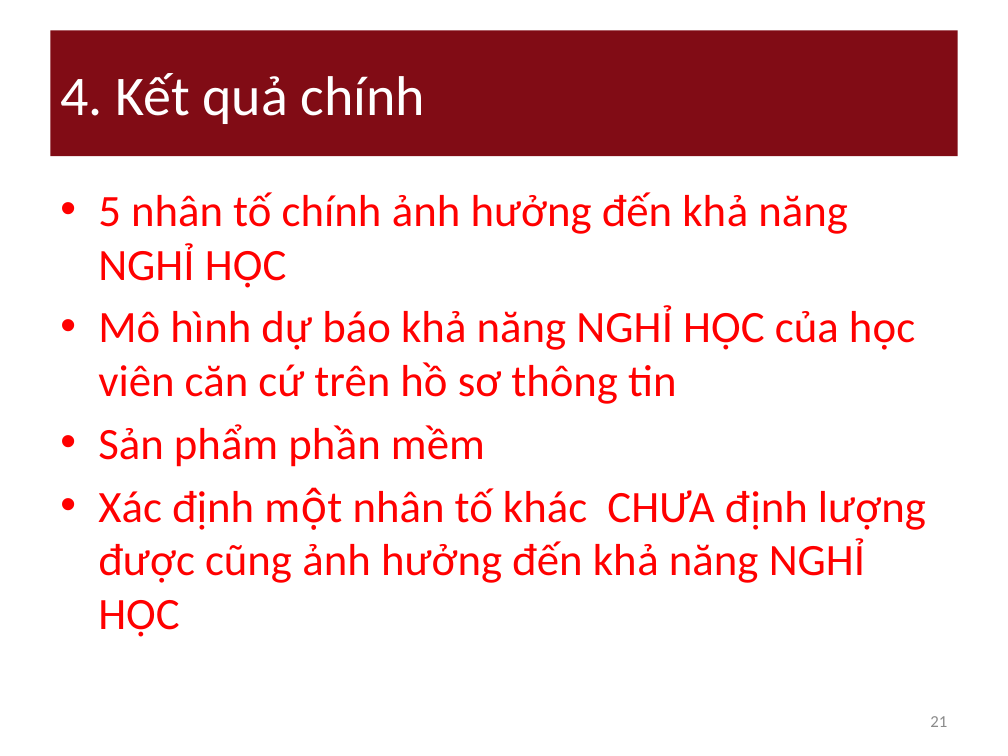
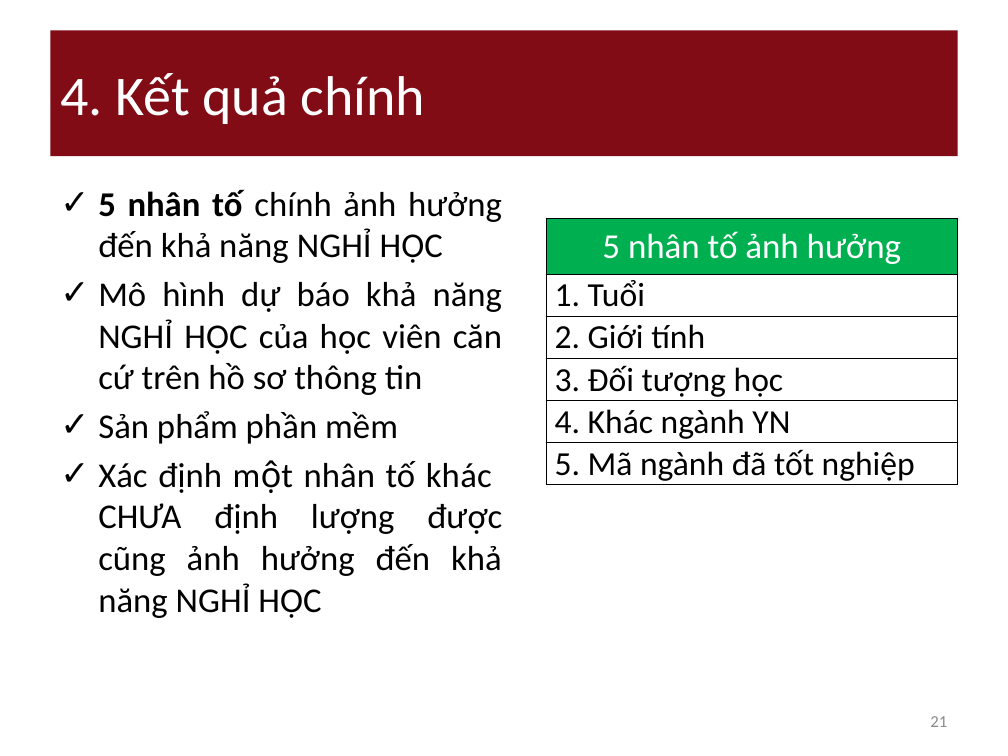
Before and after one commit to nguyendanhtu/drop-out, a slide deck: slide 21 of 01. Document/DropOut_Project_Report v_04.12.2011.pptx. Drawn at 1008x756 pixels with LibreOffice and Linux fonts; fonts in the diff are those of the drawing. Boxes give left, top, right and bottom in pixels: in the first picture for what was removed or moved away, otherwise in the second. Text is boxed around its words. In the diff, an @@ line names an element or a change of style, - is before the commit and + after.

Commit message:
Update PPT

```diff
--- a/01. Document/DropOut_Project_Report v_04.12.2011.pptx
+++ b/01. Document/DropOut_Project_Report v_04.12.2011.pptx
@@ text at bbox=[98, 189, 502, 395]: text changed; size 32 to 24.8 pt; text colour #FF0000 to #000000 @@
-• 5 nhân tố chính ảnh hưởng đến khả năng NGHỈ HỌC
-• Mô hình dự báo khả năng NGHỈ HỌC của học viên căn cứ trên hồ sơ thông tin
+✓ 5 nhân tố chính ảnh hưởng đến khả năng NGHỈ HỌC
+✓ Mô hình dự báo khả năng NGHỈ HỌC của học viên căn cứ trên hồ sơ thông tin
@@ table added at bbox=[546, 219, 958, 485], 6 rows, 1 columns @@
+5 nhân tố ảnh hưởng
+1. Tuổi
+2. Giới tính
+3. Đối tượng học
+4. Khác ngành YN
+5. Mã ngành đã tốt nghiệp
@@ text at bbox=[98, 411, 502, 618]: size 32 to 24.8 pt, text colour #FF0000 to #000000 in "Sản phẩm phần mềm", "Xác định một nhân tố khác CHƯA ..."; alignment left to justified; bullet • to ✓; less space between paragraphs @@
```
Also in this commit, not shown: 3 other slides changed, 1 other file.
